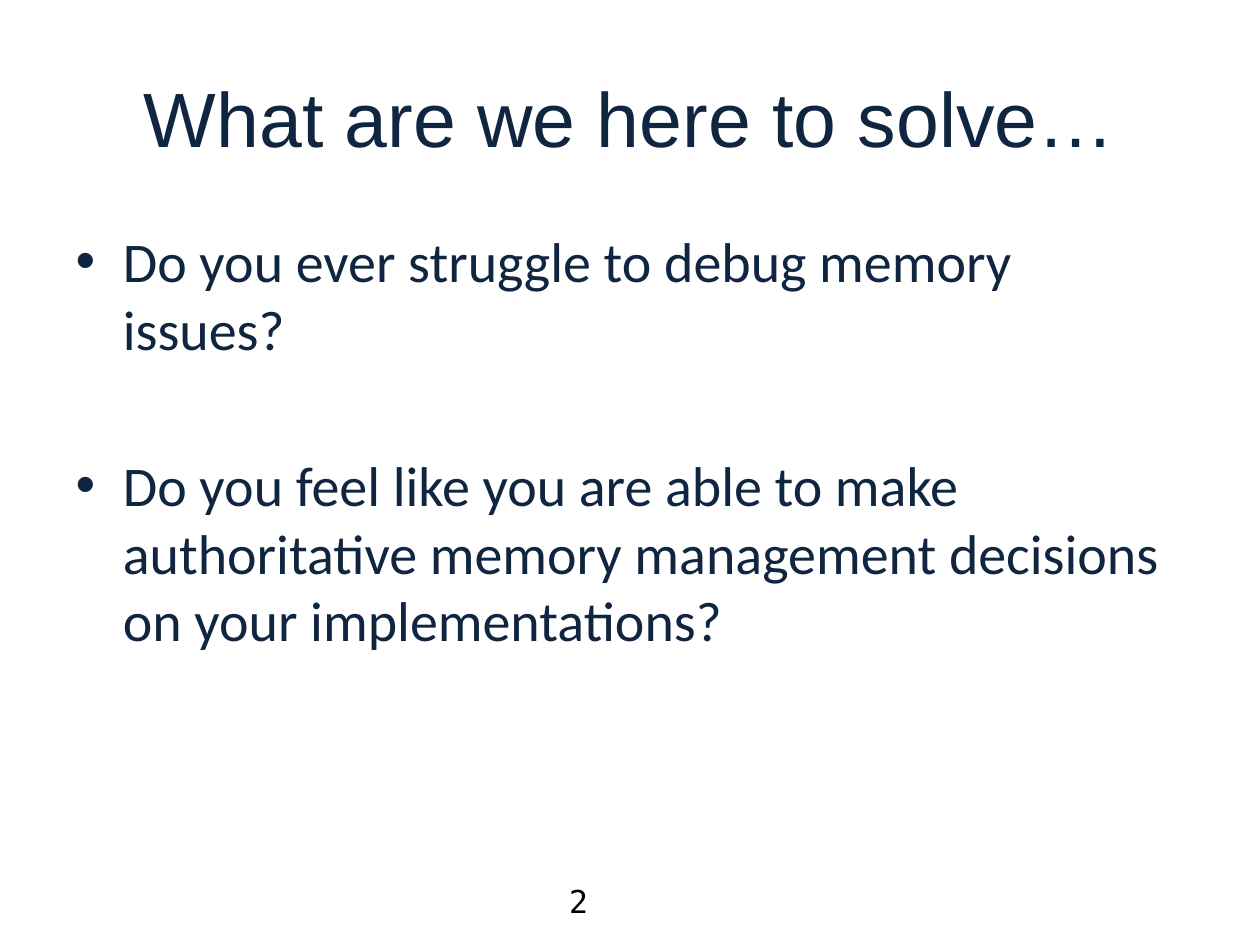
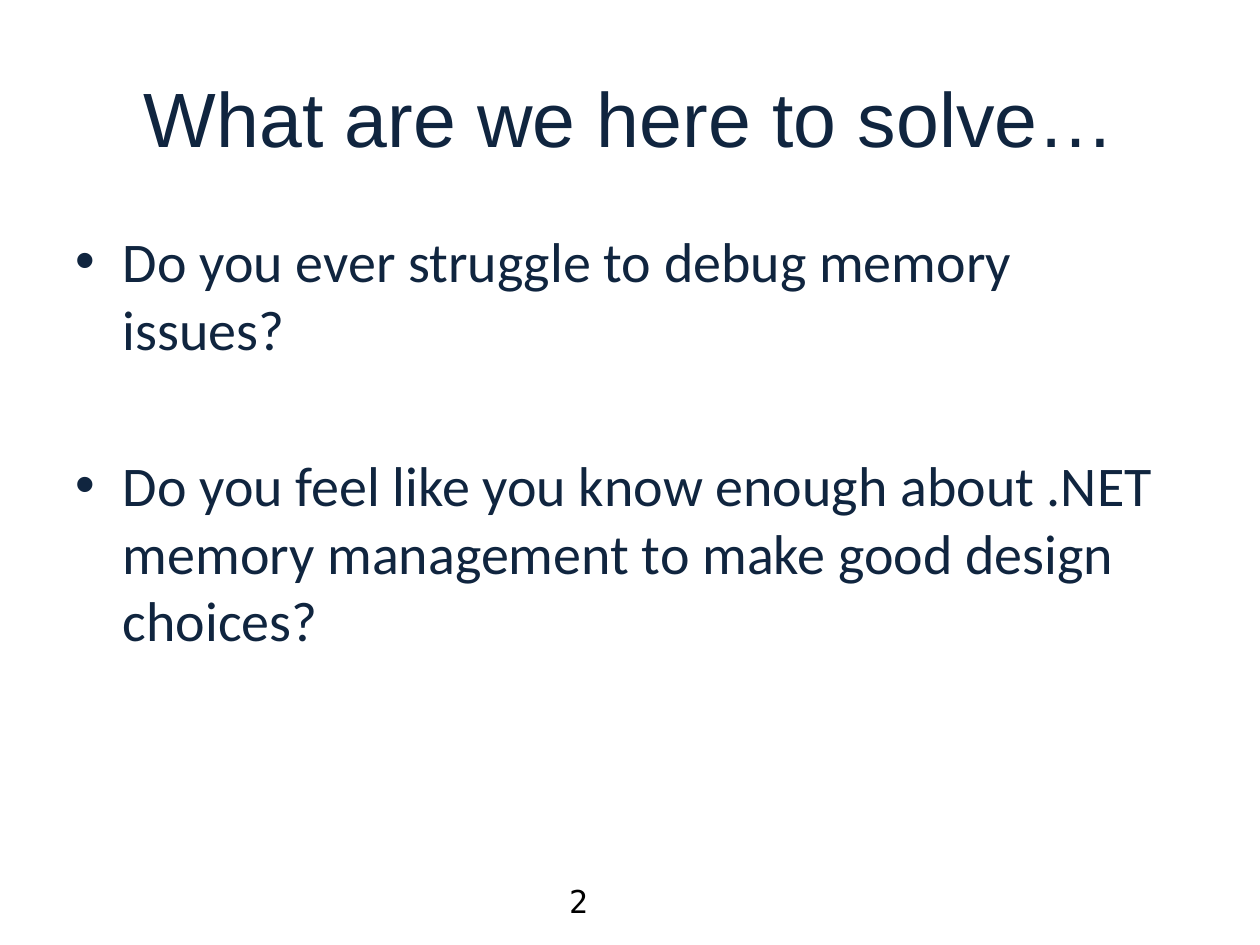
Before and after one commit to swageblock/DotNetMemoryManagementDemos, a slide deck: slide 2 of MOBettaMemory.pptx. Drawn at 1260x945 pixels with LibreOffice and Linux fonts; fonts in the diff are those of the drawing; background and template pictures are left out. Boxes give left, top, right and bottom in pixels: in the first picture for what was removed or moved away, otherwise in the second. Text is boxed around its words. In the diff, an @@ line names an element or a change of style, - is before the commit and + after.

```diff
--- a/MOBettaMemory.pptx
+++ b/MOBettaMemory.pptx
@@ text at <box>123,467,1152,642</box>: text changed @@
-• Do you feel like you are able to make authoritative memory management decisions on your implementations?
+• Do you feel like you know enough about .NET memory management to make good design choices?
```
Also in this commit, not shown: 3 slides added, 17 other files.
